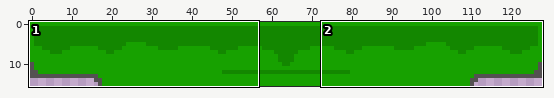
Edited in one commit: sprite sheet (png/player.png). The first picture is a wide view before the edit; the outline marks the close-up.
Close-up. The starting point:
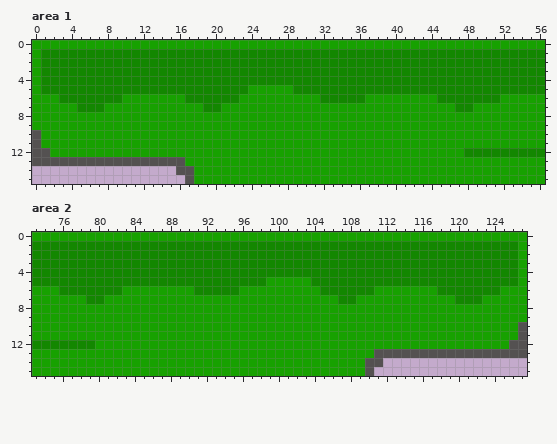
The file is 128x16 pixels. Shown: area 1: x 0..56, y 0..15; area 2: x 73..127, y 0..15.
New version:
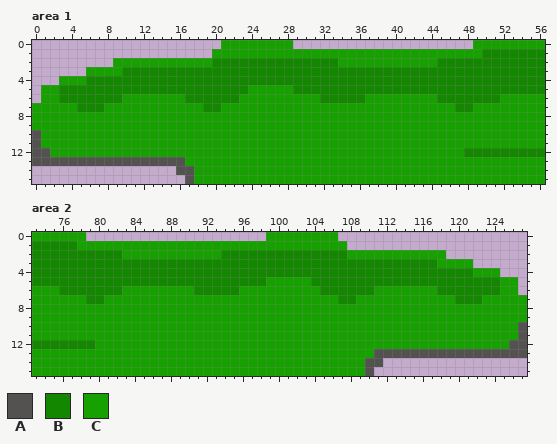
Palette (. is transparent): A #545151  B #138700  C #17a100
From old to new:
Area 1:
y 0: x 0..20 CCCCCCCCCCCCCCCCCCCCC -> .....................; x 29..48 CCCCCCCCCCCCCCCCCCCC -> ....................
y 1: x 0..49 CBBBBBBBBBBBBBBBBBBBBBBBBBBBBBBBBBBBBBBBBBBBBBBBBB -> ....................CCCCCCCCCCCCCCCCCCCCCCCCCCCCCC
y 2: x 0..19 CBBBBBBBBBBBBBBBBBBB -> .........CCCCCCCCCCC; x 34..44 BBBBBBBBBBB -> CCCCCCCCCCC
y 3: x 0..9 CBBBBBBBBB -> ......CCCC
y 4: x 0..5 CBBBBB -> ...CCC
y 5: x 0..2 CBB -> .CC
y 6: x 0 C -> .
Area 2:
y 0: x 79..98 CCCCCCCCCCCCCCCCCCCC -> ....................; x 107..127 CCCCCCCCCCCCCCCCCCCCC -> .....................
y 1: x 78..127 BBBBBBBBBBBBBBBBBBBBBBBBBBBBBBBBBBBBBBBBBBBBBBBBBC -> CCCCCCCCCCCCCCCCCCCCCCCCCCCCCC....................
y 2: x 83..93 BBBBBBBBBBB -> CCCCCCCCCCC; x 108..127 BBBBBBBBBBBBBBBBBBBC -> CCCCCCCCCCC.........
y 3: x 118..127 BBBBBBBBBC -> CCCC......
y 4: x 122..127 BBBBBC -> CCC...
y 5: x 125..127 BBC -> CC.
y 6: x 127 C -> .
Changed places in both close-ups, as pixel boxes (x1, y1, x2, y2):
changed: (32, 40, 482, 103)
changed: (77, 232, 527, 295)
